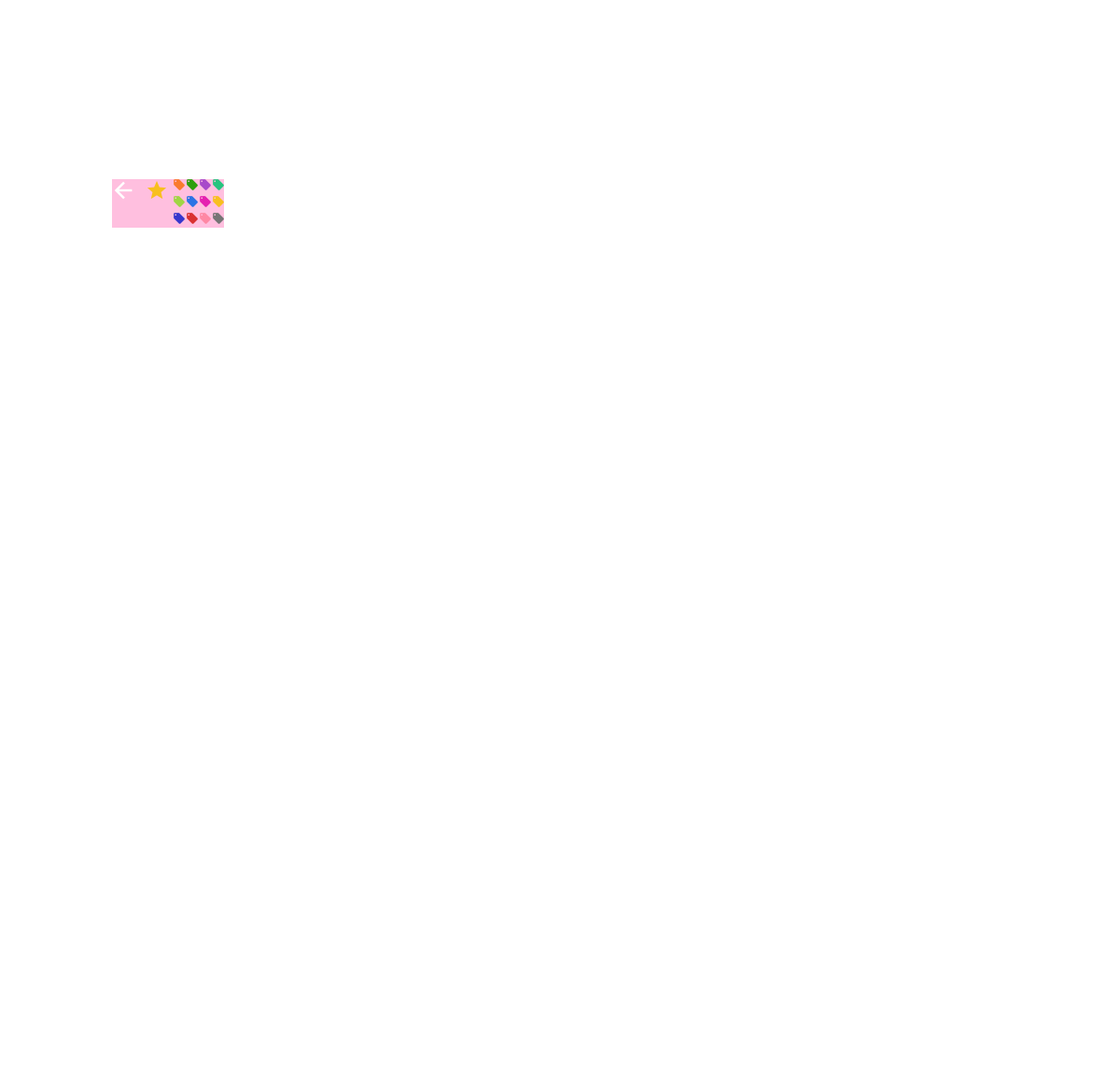
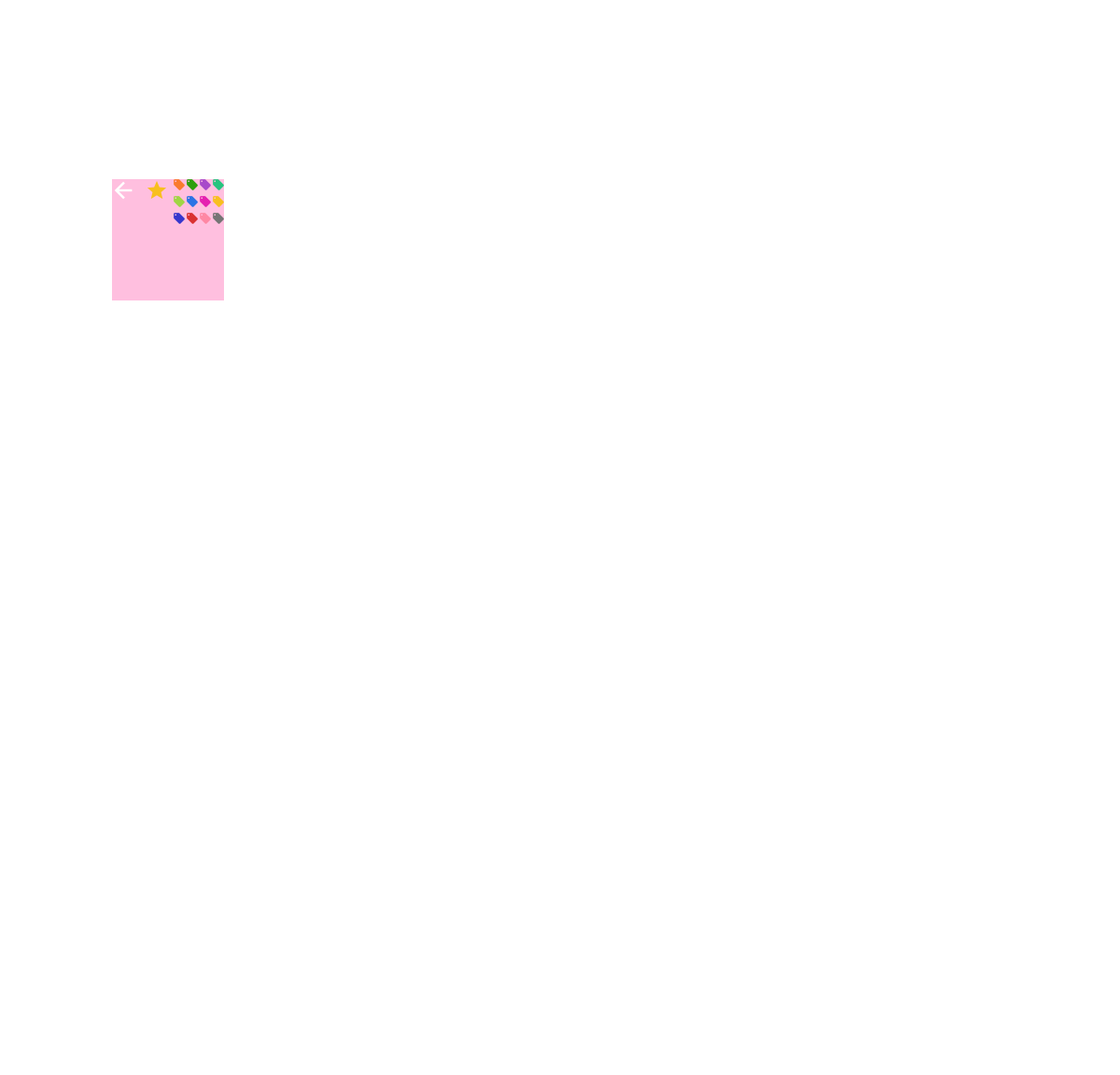
The second 1120×1075 image is a revision of the first. Changes to its layers:
painted on "圖層 1" over [111, 227, 224, 301]
